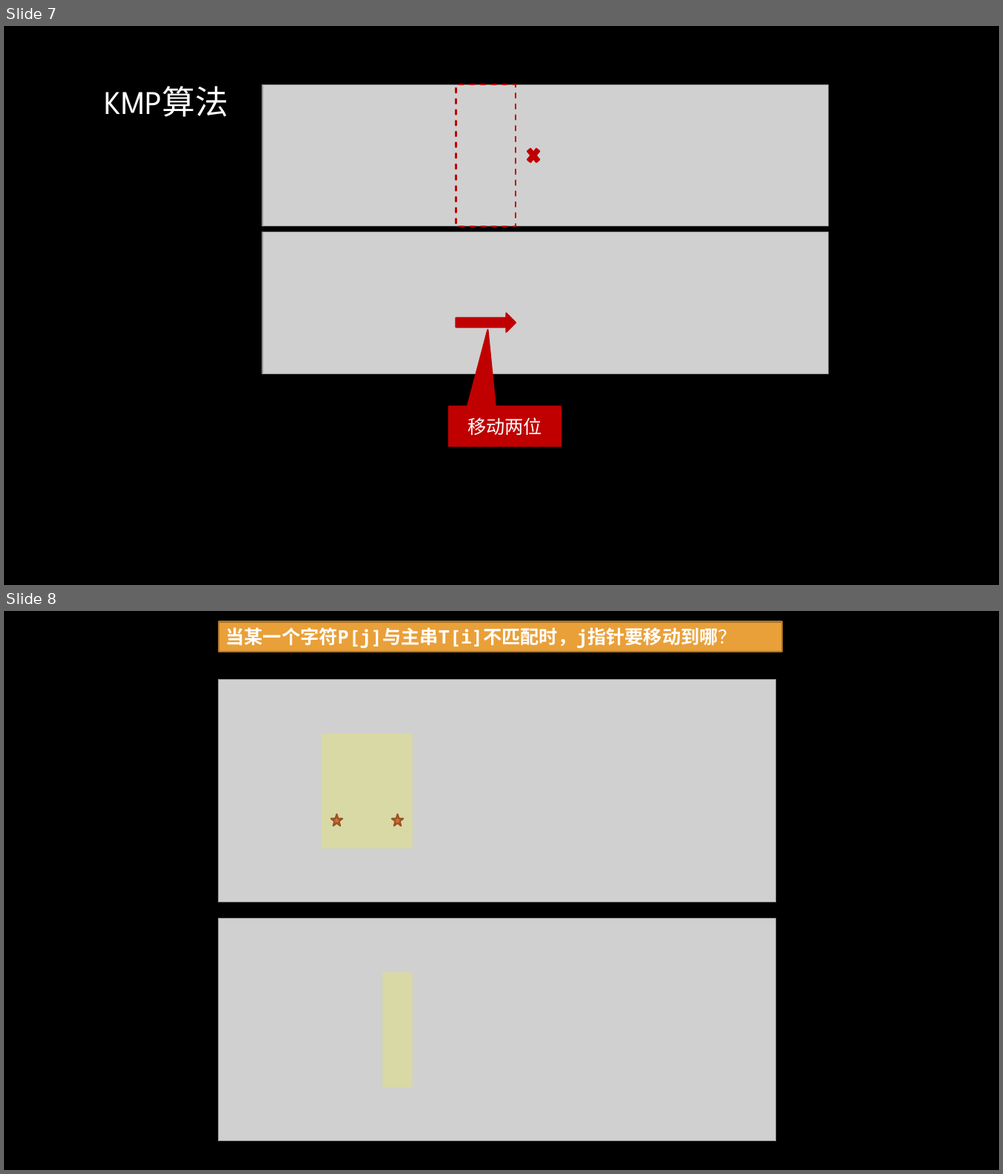
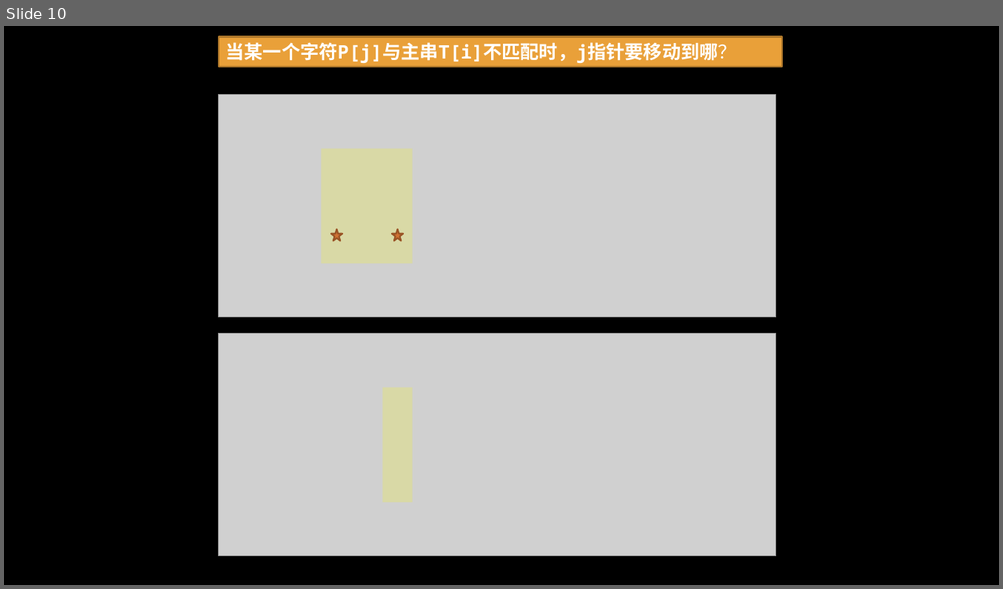
Before and after one commit to gzshawnliang/competitive-programming, a slide deck: doc/Other/KMP算法.pptx. Shown one above the other, each under a label of ours: slides 7 and 8 before the commit, slide 10 after it. The pictures are 1003x1174 and 1003x589 pixels, drawn with LibreOffice and Linux fonts; fonts in the diff are those of the drawing; grey boxes stand for pictures; background and template pictures are left out. Boxes give left, top, right and bottom in pixels: in the first picture for what was removed or moved away, otherwise in the second. Text is boxed around its words. In the diff, an @@ line names an element or a change of style, - is before the commit and + after.

```diff
--- a/doc/Other/KMP算法.pptx
+++ b/doc/Other/KMP算法.pptx
@@ slide 7 removed at (4,26,999,585), background picture (left out) @@
@@ title removed at (105,86,229,117) @@
-KMP算法
@@ picture removed at (262,85,828,227) @@
@@ rectangle removed at (456,85,516,227) @@
@@ cross removed at (525,145,542,167) @@
@@ picture removed at (262,232,828,374) @@
@@ right arrow removed at (456,313,516,332) @@
@@ speech box removed at (449,406,560,446) @@
-移动两位
@@ what was slide 8 is now slide 10 @@
```
Also in this commit, not shown: 7 slides changed, 3 slides added, 2 other files.
